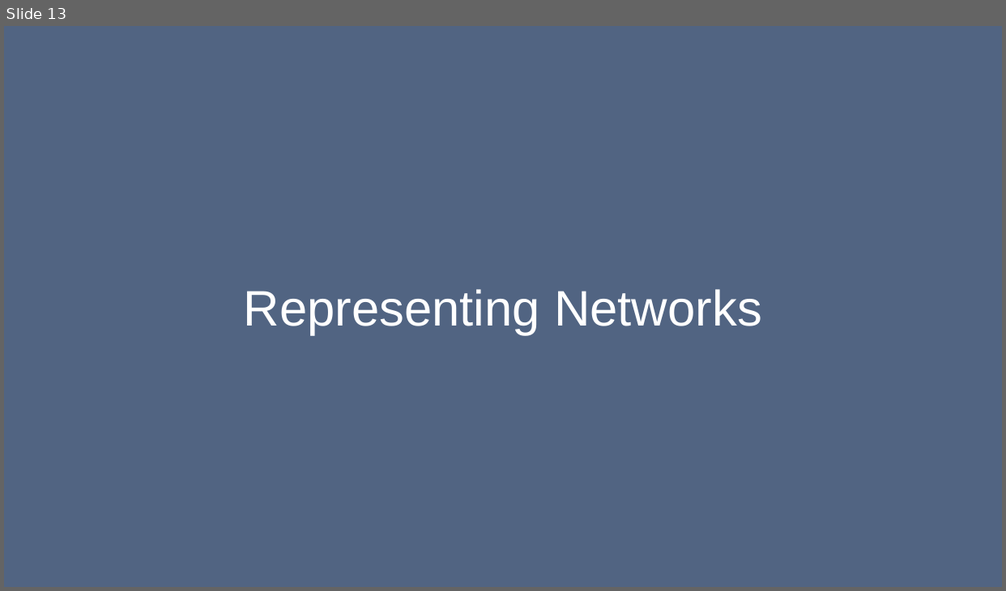
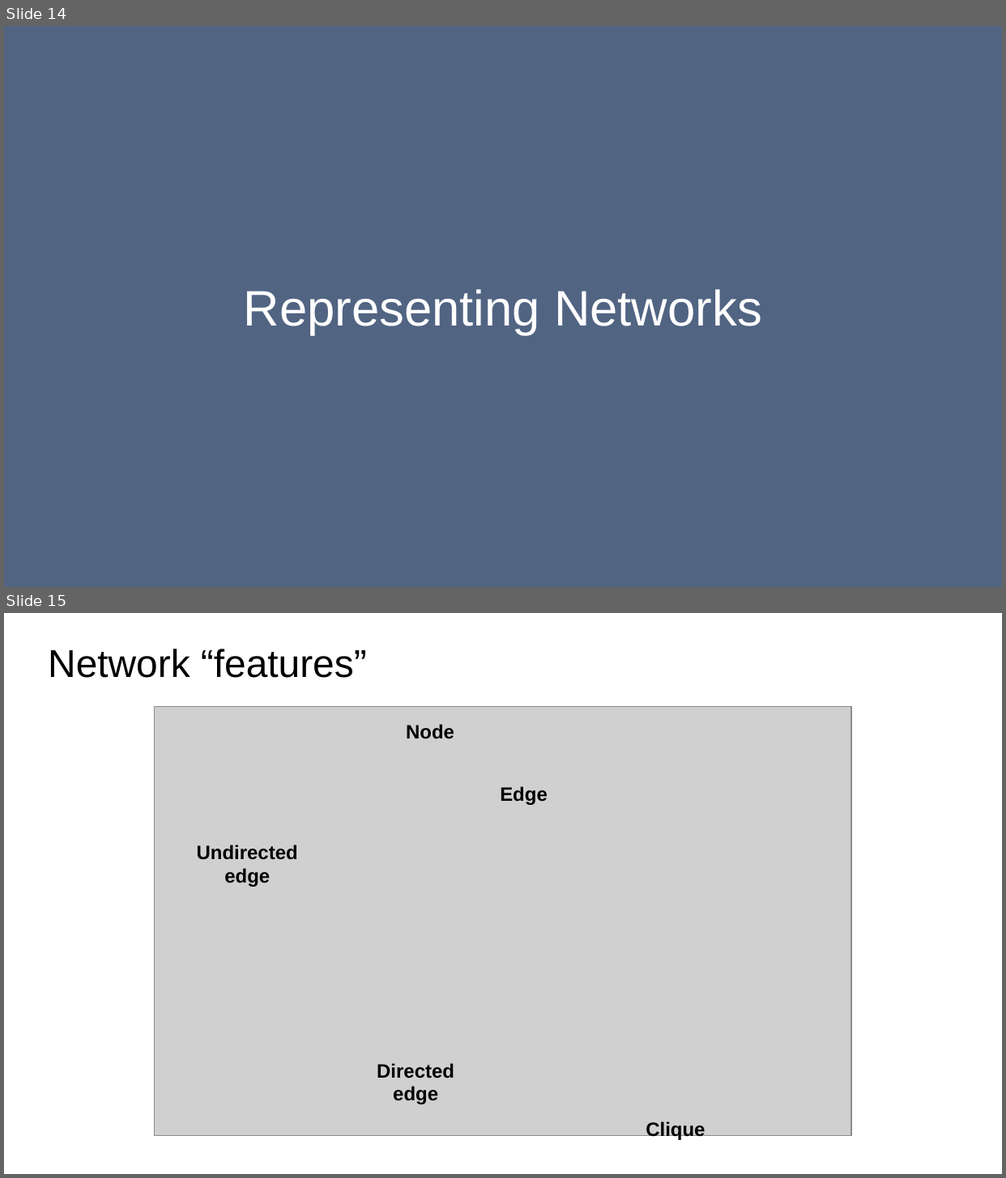
Before and after one commit to bodacea/datascienceforbeginners, a slide deck: Session 09 Learning Relationships.ppt. Shown one above the other, each under a label of ours: slide 13 before the commit, slides 14 and 15 after it. The pictures are 1006x591 and 1006x1178 pixels, drawn with LibreOffice and Linux fonts; fonts in the diff are those of the drawing; grey boxes stand for pictures. Boxes give left, top, right and bottom in pixels: in the first picture for what was removed or moved away, otherwise in the second. Text is boxed around its words. In the diff, an @@ line names an element or a change of style, - is before the commit and + after.

```diff
--- a/Session 09 Learning Relationships.ppt
+++ b/Session 09 Learning Relationships.ppt
@@ slide 15 added at box(4, 613, 1002, 1174), background #FFFFFF @@
@@ title added at box(48, 649, 367, 678), 28 pt, text #000000 @@
+Network “features”
@@ picture added at box(155, 707, 851, 1136) @@
@@ text added at box(406, 724, 454, 739), 14 pt, text #000000, bold @@
+Node
@@ text added at box(500, 786, 548, 805), 14 pt, text #000000, bold @@
+Edge
@@ text added at box(197, 845, 298, 887), 14 pt, text #000000, bold @@
+Undirected edge
@@ text added at box(377, 1063, 454, 1105), 14 pt, text #000000, bold @@
+Directed edge
@@ text added at box(646, 1122, 705, 1140), 14 pt, text #000000, bold @@
+Clique
@@ what was slide 13 is now slide 14 @@
```
Also in this commit, not shown: 13 slides changed, 1 other slide added, 1 slide removed.
